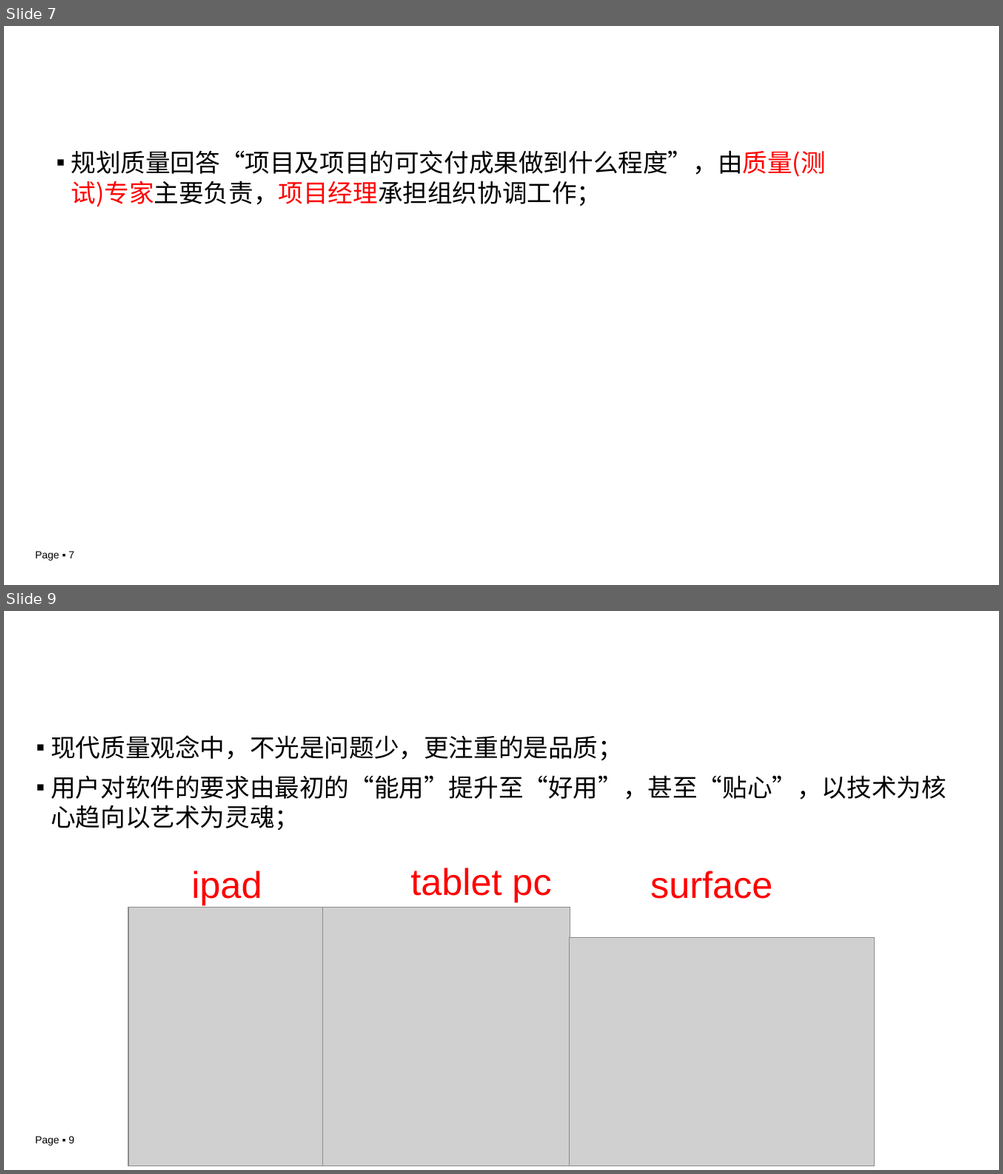
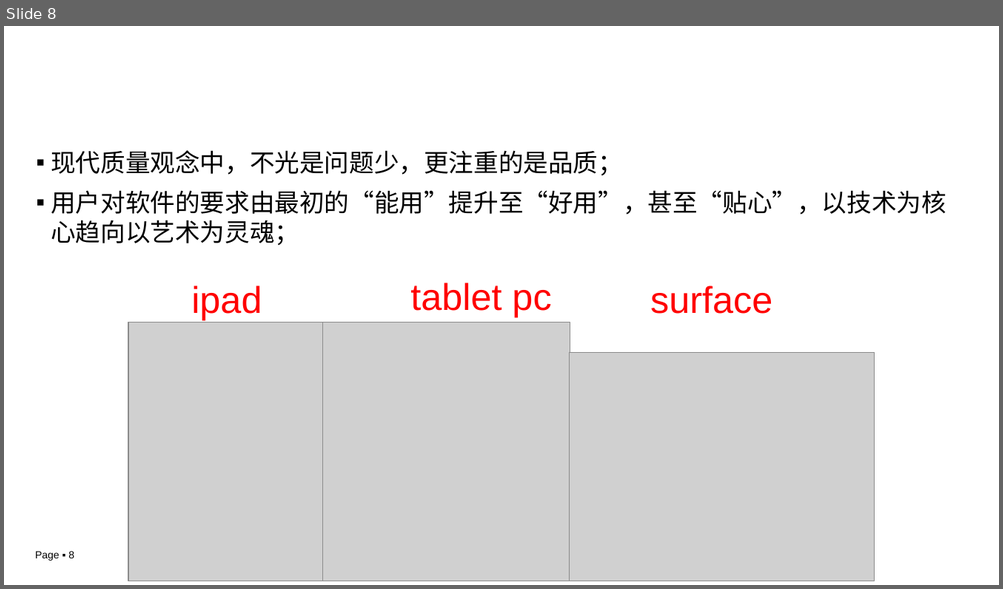
Before and after one commit to edu2act/course-IT-Project-Management, a slide deck: materials/slides/ch03-4.pptx. Shown one above the other, each under a label of ours: slides 7 and 9 before the commit, slide 8 after it; the slides between them are not shown. The pictures are 1003x1174 and 1003x589 pixels, drawn with LibreOffice and Linux fonts; fonts in the diff are those of the drawing; grey boxes stand for pictures; background and template pictures are left out. Boxes give left, top, right and bottom in pixels: in the first picture for what was removed or moved away, otherwise in the second. Text is boxed around its words. In the diff, an @@ line names an element or a change of style, - is before the commit and + after.

```diff
--- a/materials/slides/ch03-4.pptx
+++ b/materials/slides/ch03-4.pptx
@@ slide 7 removed at (x1=4, y1=26, x2=999, y2=585), background picture (left out); not listed: 1 template element that a slide beside it also shows @@
@@ title removed at (x1=37, y1=47, x2=964, y2=100) @@
-规划质量
@@ text removed at (x1=71, y1=150, x2=825, y2=207) @@
-▪ 规划质量回答“项目及项目的可交付成果做到什么程度”，由质量(测试)专家主要负责，项目经理承担组织协调工作；
@@ what was slide 9 is now slide 8 @@
@@ page number at (x1=35, y1=551, x2=74, y2=561): text changed @@
-Page ▪ 9
+Page ▪ 8
```
Also in this commit, not shown: 2 slides changed.
